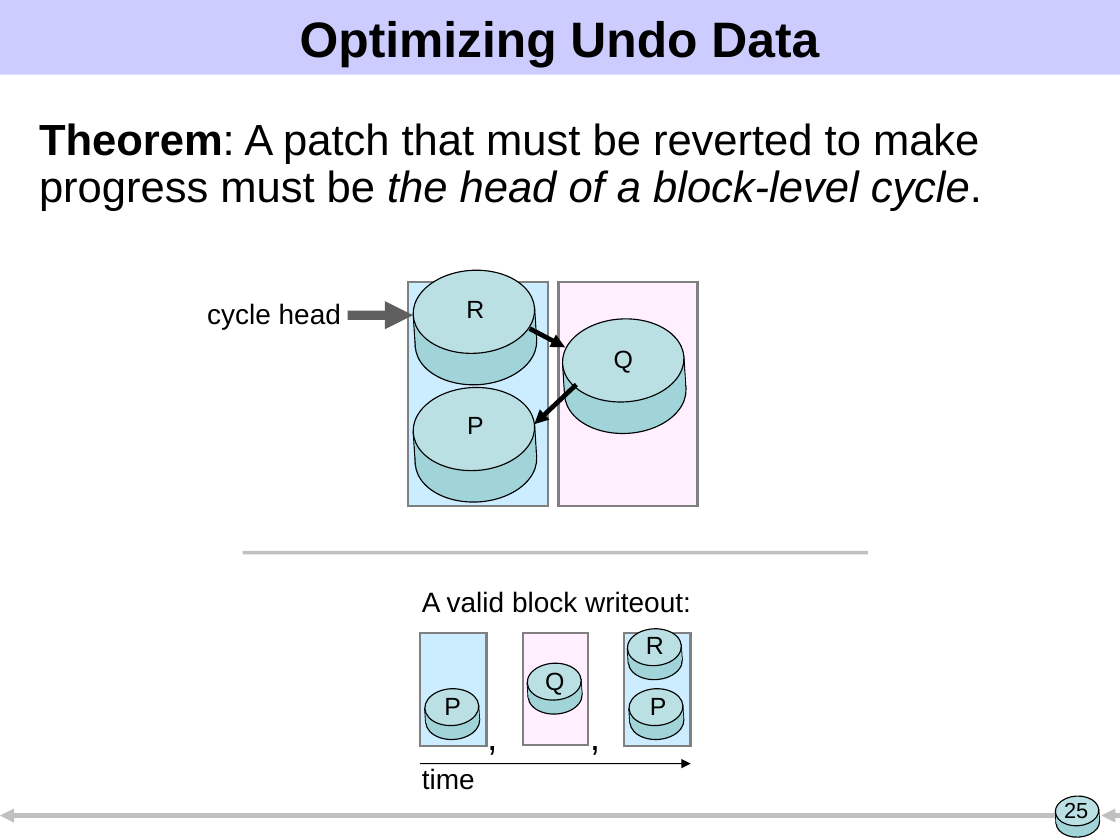
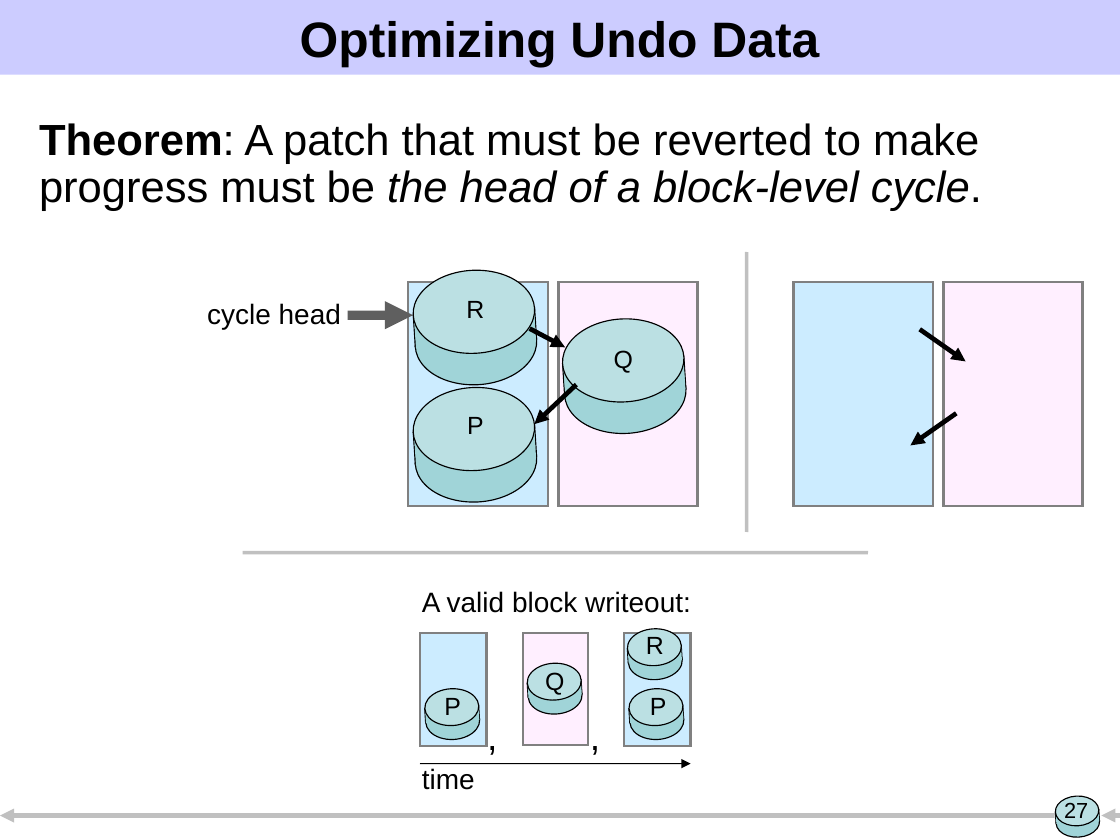
Before and after one commit to ucla-readable/fstitch-doc, a slide deck: slide 27 of sosp/pres.ppt (slide 25 before the commit). Drawn at 1120x840 pixels with LibreOffice and Linux fonts; fonts in the diff are those of the drawing. Boxes give left, top, right and bottom in pixels: in the first picture for what was removed or moved away, otherwise in the second. Text is boxed around its words. In the diff, an @@ line names an element or a change of style, - is before the commit and + after.

```diff
--- a/sosp/pres.ppt
+++ b/sosp/pres.ppt
@@ line added from (747, 532) to (747, 252), #C0C0C0 2.24 pt @@
@@ rectangle added at (x1=794, y1=282, x2=934, y2=506), fill #CCECFF, outline #808080 1.5 pt @@
@@ rectangle added at (x1=944, y1=282, x2=1083, y2=506), fill #FFEFFF, outline #808080 1.5 pt @@
@@ arrow added from (920, 329) to (965, 362), #000000 3 pt @@
@@ arrow added from (956, 413) to (911, 446), #000000 3 pt @@
@@ page number at (x1=1064, y1=802, x2=1088, y2=823): text changed @@
-25
+27
```
Also in this commit, not shown: 15 other slides changed, 3 slides added, 6 slides removed.
